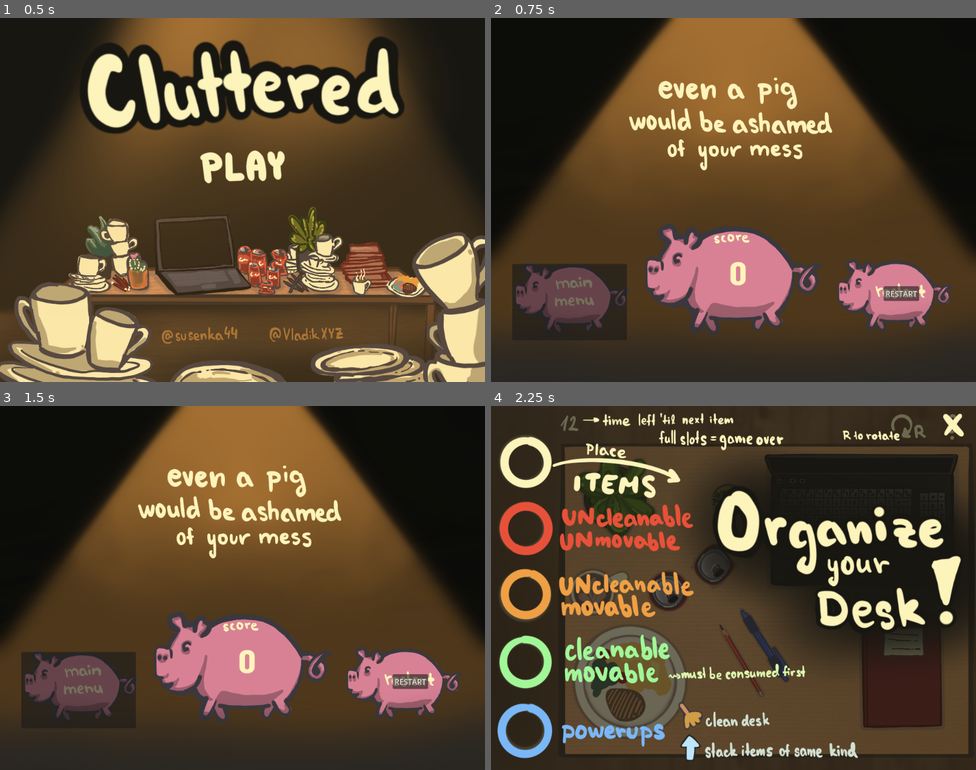
Above: before the commit, frames 1-4 (two rows, left to right).
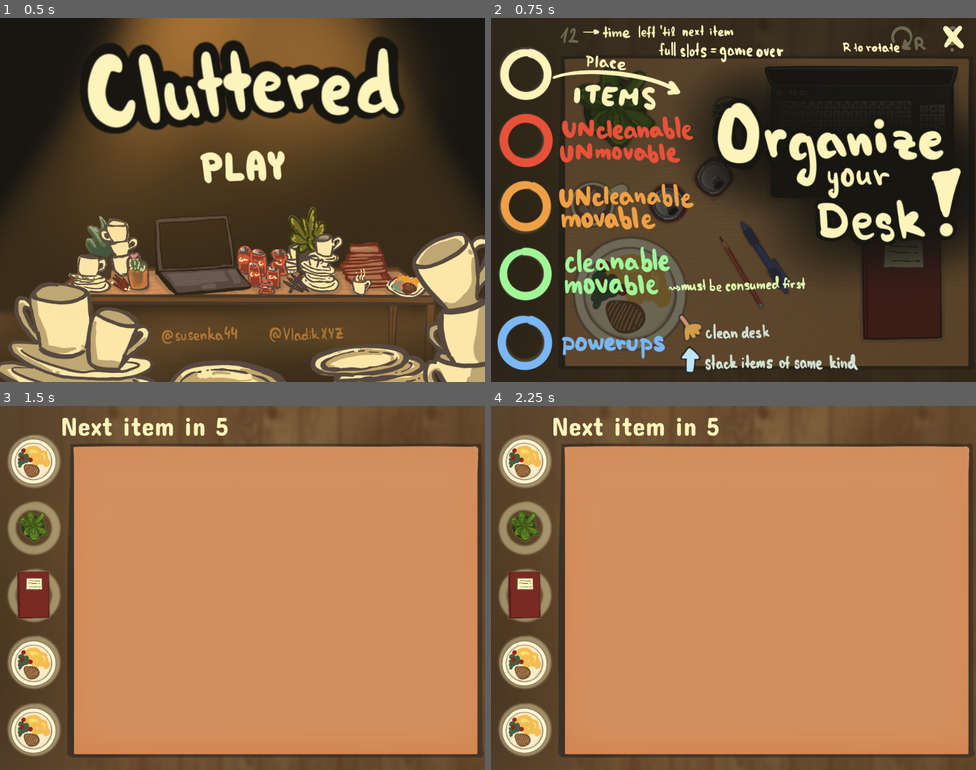
Above: after the commit, the same moments.

Repository: Nekaque/GJTraining
Game: Godot game, scene res://scenes/menu.tscn
Two runs of this game, one before a commit and one after it. Both use one fixed random seed, a clock stepped at 60 frames per second and the inputs below.
Inputs (mouse positions are in pixels of both pictures, inside the frame that each line leads up to):
- Up to frame 1 (0.5 s): no input
- Up to frame 2 (0.75 s): click (733, 167) at 0.5 s
- Up to frame 3 (1.5 s): click (460, 424) at 1.25 s
- Up to frame 4 (2.25 s): click (903, 682) at 2 s, where only the run before the commit has a clickable "RESTART"

Frame 1 is identical in both runs. In frame 2, 74% of the frame differs, in the area x 0-100%, y 0-98%; in frame 3, 97%; in frame 4, 99%, in the area x 0-100%, y 0-100%.

Commit message:
label edit

Diff:
--- a/scenes/main.tscn
+++ b/scenes/main.tscn
@@ -53,11 +53,14 @@
 wait_time = 5.0
 
 [node name="Label" type="Label" parent="."]
-offset_left = 13.0
+offset_left = 128.0
 offset_top = 10.0
-offset_right = 129.0
-offset_bottom = 33.0
-theme_override_colors/font_color = Color(1, 1, 1, 1)
+offset_right = 246.0
+offset_bottom = 74.0
+theme_override_colors/font_color = Color(0.992157, 0.956863, 0.733333, 1)
+theme_override_fonts/font = ExtResource("8_3xlq0")
+theme_override_font_sizes/font_size = 54
+text = "12"
 
 [node name="Tutorial" type="CanvasLayer" parent="."]
 process_mode = 3
@@ -78,6 +81,7 @@
 
 [node name="End" type="CanvasLayer" parent="."]
 process_mode = 3
+visible = false
 
 [node name="TextureRect" type="TextureRect" parent="End"]
 offset_right = 1024.0
--- a/scripts/main.gd
+++ b/scripts/main.gd
@@ -28,7 +28,7 @@
 	timer.start(0)
 	rest = time
 	var t = int(rest)
-	label.text = 'Next item in '+str(t)
+	label.text = str(t)
 	$End/Score.text = str(score)
 
 
